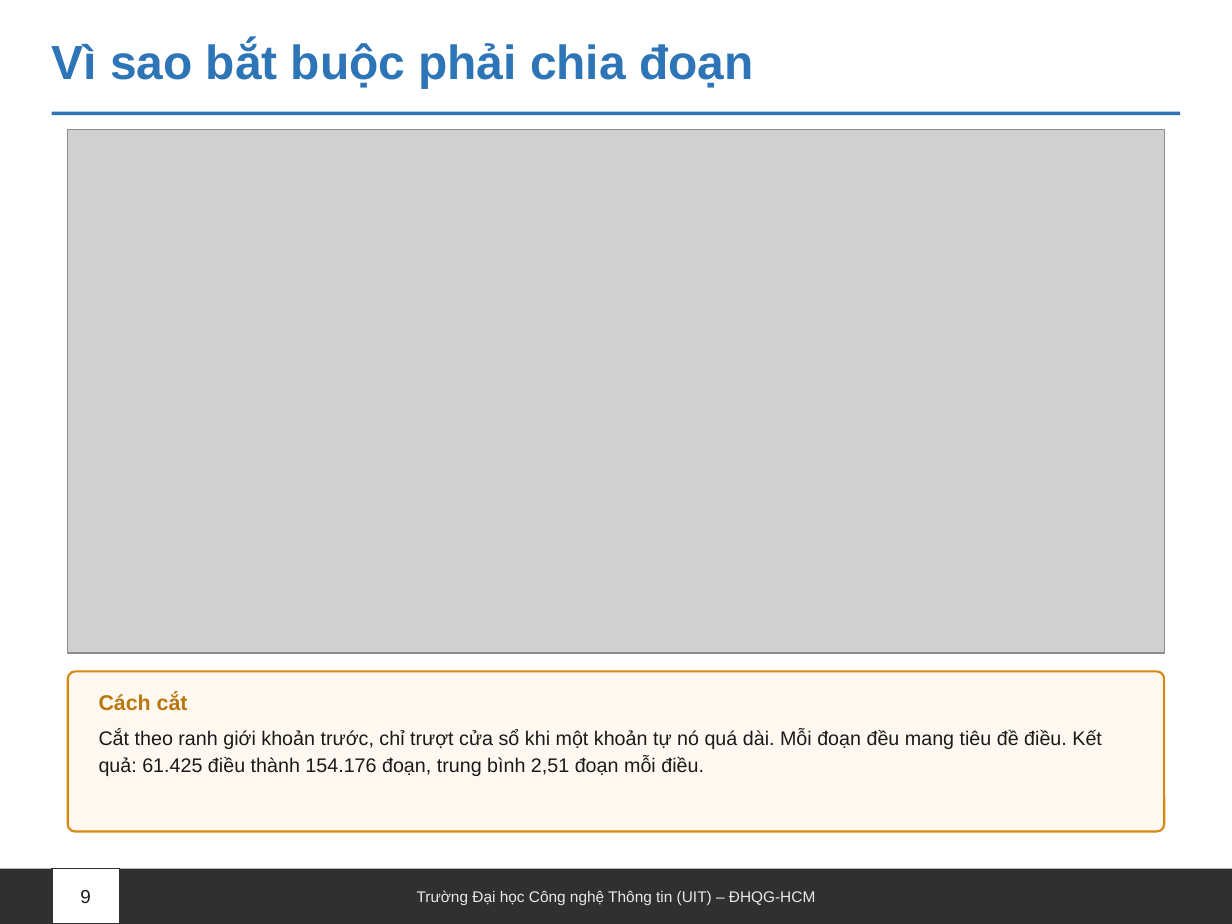
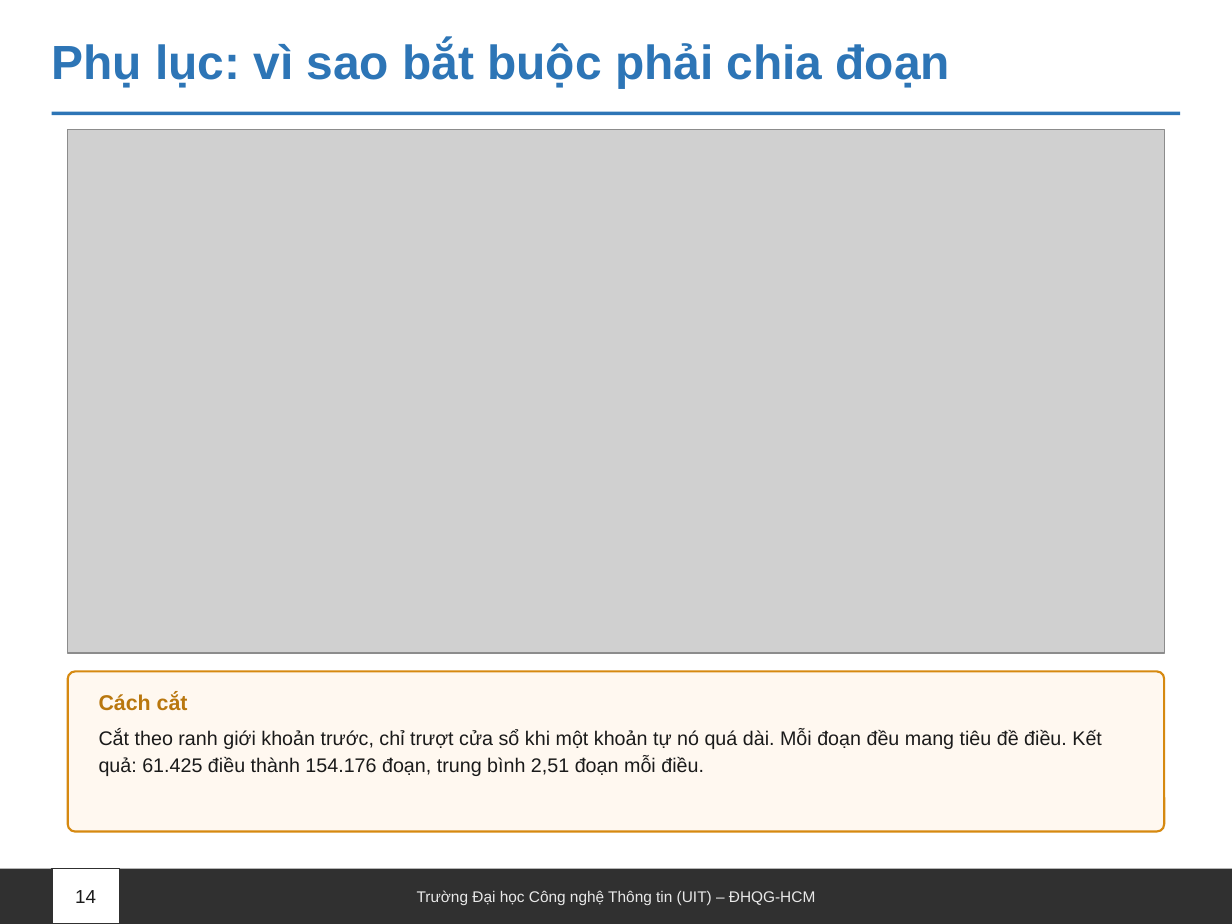
Before and after one commit to Messiac24/vietnamese-legal-retrieval-khong-dau, a slide deck: slide 14 of docs/slides/Nhom09_XLNNTN_BaoCao.pptx (slide 9 before the commit). Drawn at 1232x924 pixels with LibreOffice and Linux fonts; fonts in the diff are those of the drawing; grey boxes stand for pictures. Boxes give left, top, right and bottom in pixels: in the first picture for what was removed or moved away, otherwise in the second. Text is boxed around its words. In the diff, an @@ line names an element or a change of style, - is before the commit and + after.

```diff
--- a/docs/slides/Nhom09_XLNNTN_BaoCao.pptx
+++ b/docs/slides/Nhom09_XLNNTN_BaoCao.pptx
@@ text at (x1=52, y1=41, x2=950, y2=88): text changed @@
-Vì sao bắt buộc phải chia đoạn
+Phụ lục: vì sao bắt buộc phải chia đoạn
@@ text at (x1=75, y1=890, x2=96, y2=903): text changed @@
-9
+14
```
Also in this commit, not shown: 11 other slides changed, 5 slides added, 1 slide removed, 5 other files.
